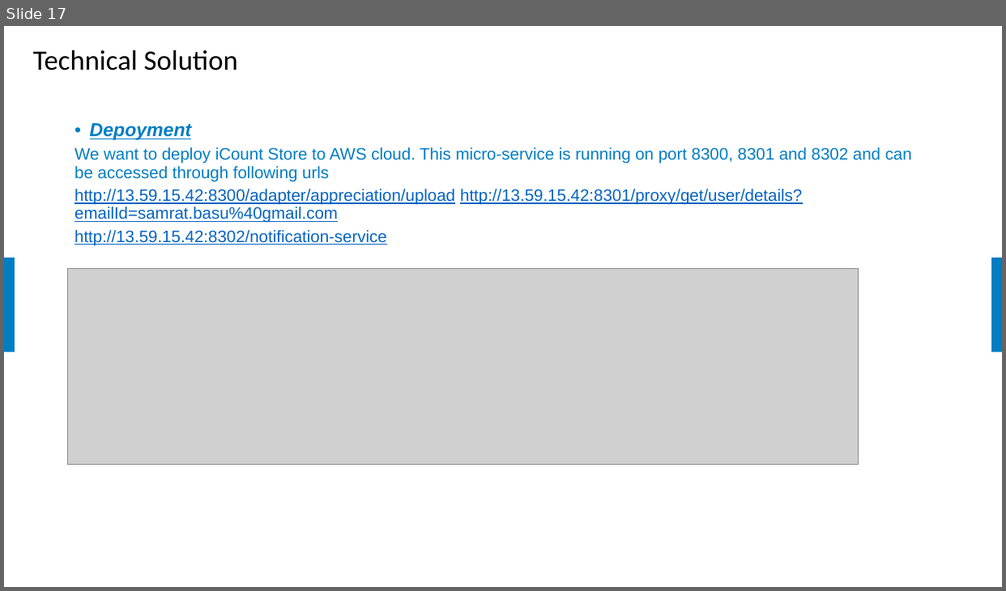
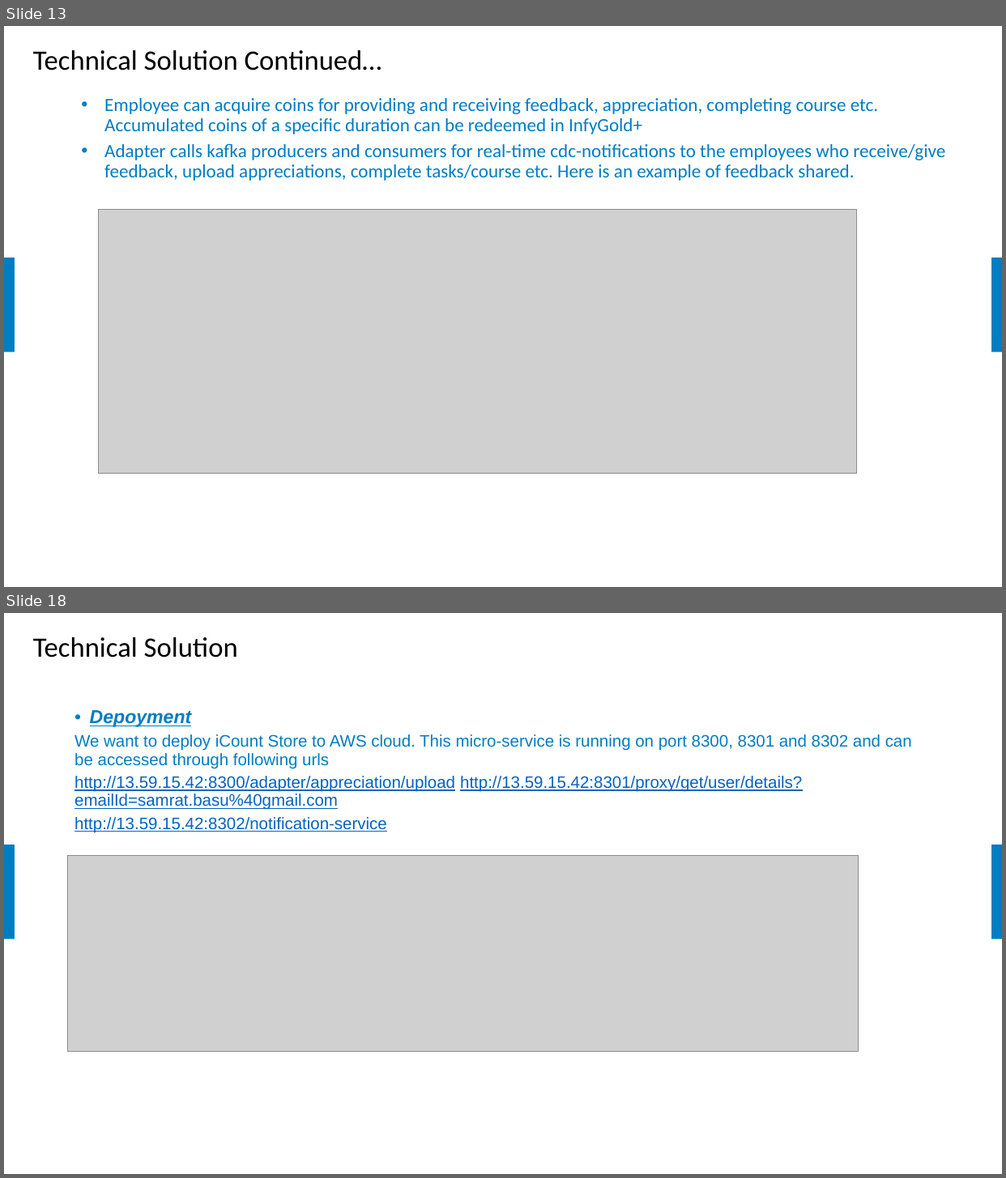
Before and after one commit to samratbasu2019/iSoreDesignArtifacts, a slide deck: iSolve-iCount-Hackathon_Solution.pptx. Shown one above the other, each under a label of ours: slide 17 before the commit, slides 13 and 18 after it; the slides between them are not shown. The pictures are 1006x591 and 1006x1178 pixels, drawn with LibreOffice and Linux fonts; fonts in the diff are those of the drawing; grey boxes stand for pictures; background and template pictures are left out. Boxes give left, top, right and bottom in pixels: in the first picture for what was removed or moved away, otherwise in the second. Text is boxed around its words. In the diff, an @@ line names an element or a change of style, - is before the commit and + after.

```diff
--- a/iSolve-iCount-Hackathon_Solution.pptx
+++ b/iSolve-iCount-Hackathon_Solution.pptx
@@ slide 13 added at bbox=[4, 26, 1002, 587], background #FFFFFF; not listed: 2 template elements that a slide beside it also shows @@
@@ title added at bbox=[33, 50, 382, 71], 27 pt, text #000000 @@
+Technical Solution Continued…
@@ text added at bbox=[104, 98, 945, 181], 18 pt, text #007DC3 @@
+  • Employee can acquire coins for providing and receiving feedback, appreciation, completing course etc. Accumulated coins of a specific duration can be redeemed in InfyGold+
+  • Adapter calls kafka producers and consumers for real-time cdc-notifications to the employees who receive/give feedback, upload appreciations, complete tasks/course etc. Here is an example of feedback shared.
@@ picture added at bbox=[98, 210, 857, 475] @@
@@ what was slide 17 is now slide 18 @@
```
Also in this commit, not shown: 10 slides changed.
